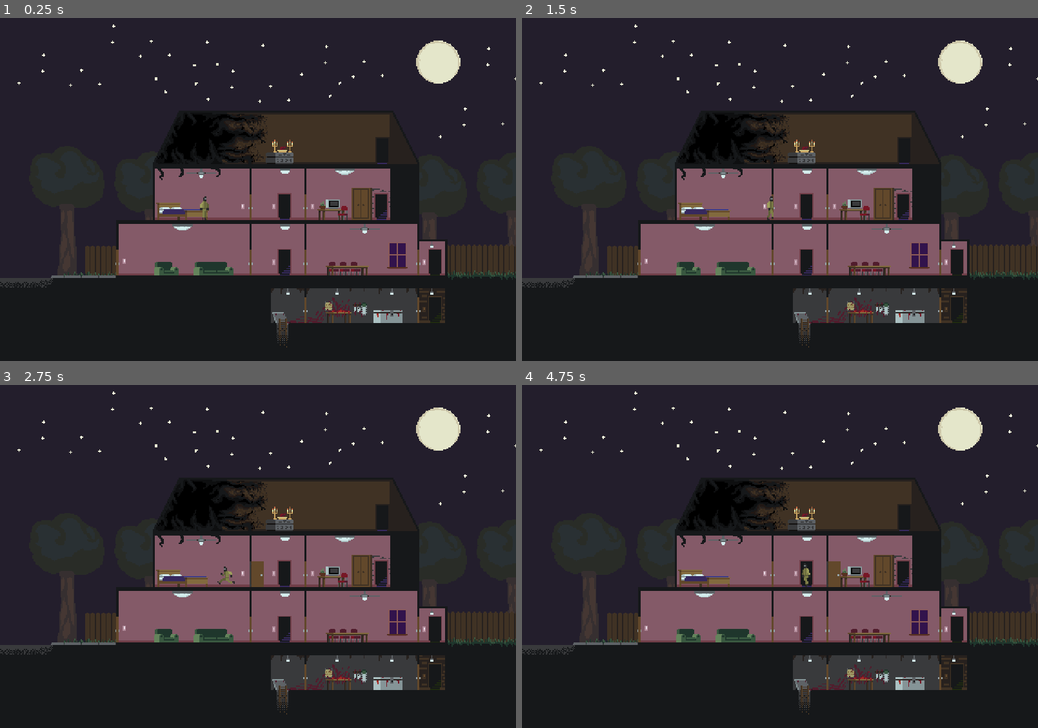
Above: before the commit, frames 1-4 (two rows, left to right).
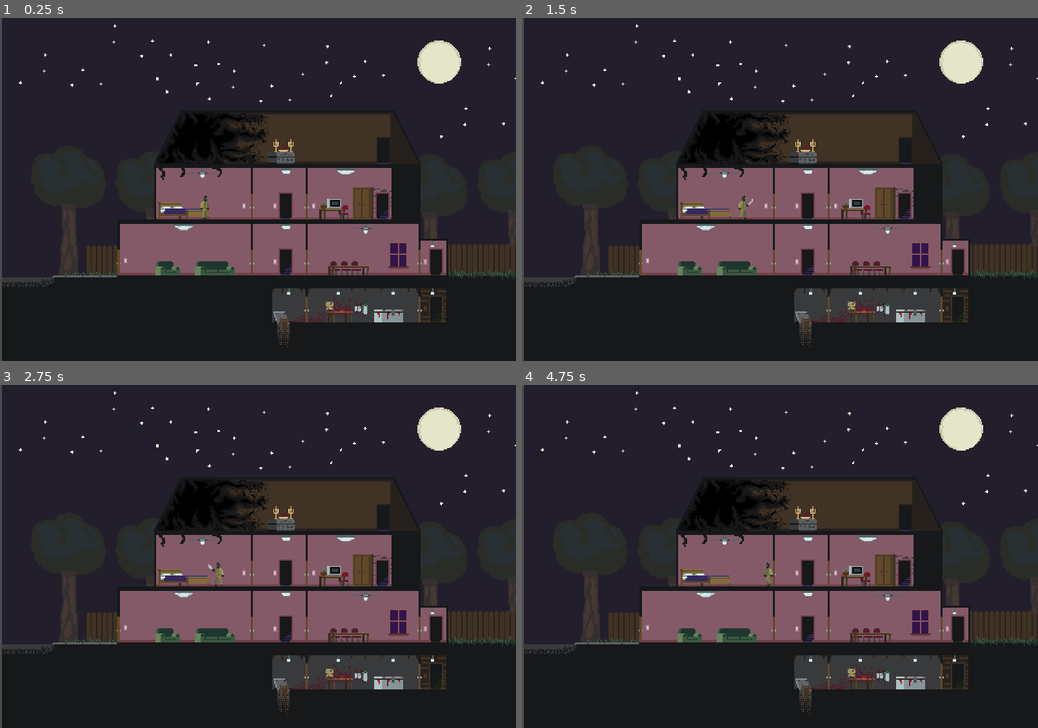
Above: after the commit, the same moments.

Repository: crasheds22/IndieDev-OneRoom
Game: Godot game, scene res://World.tscn
Two runs of this game, one before a commit and one after it. Both use one fixed random seed, a clock stepped at 60 frames per second and the inputs below. The engine's default icon, where the game draws it, is replaced by a stand-in: a white triangle on a blue panel in a dark square.
Inputs:
- Up to frame 1 (0.25 s): no input
- Up to frame 2 (1.5 s): tap Enter (ui_accept) at 0.5, 0.77 s; hold Shift (sprint) 0.53-1.28 s; hold Right (ui_right) from 0.53 s (still down); tap X (attack, bound only after the commit) at 0.8, 1.35 s
- Up to frame 3 (2.75 s): tap Enter (ui_accept) at 1.52 s; tap Shift (sprint) at 1.55 s; release Right (ui_right) at 2.03 s; hold Left (ui_left) from 2.03 s (still down); hold Shift (sprint) from 2.03 s (still down); tap X (attack, bound only after the commit) at 2.3 s
- Up to frame 4 (4.75 s): release Left (ui_left) at 2.78 s; release Shift (sprint) at 2.78 s; hold Right (ui_right) 2.78-4.28 s; tap X (attack, bound only after the commit) at 2.85, 3.8, 4.35 s; tap Enter (ui_accept) at 3.02, 3.77, 4.52 s; tap Shift (sprint) at 3.05, 4.55 s; hold Shift (sprint) 3.53-4.28 s; hold Left (ui_left) from 4.28 s (still down)

The runs differ from the first frame. In frame 1, 5.1% of the frame differs, in the area x 0-100%, y 0-100%; in frame 2, 5.2%; in frame 3, 5.3%; in frame 4, 5.3%.

Commit message:
Doors FIXED, attacking POSSIBLE!
read the title _BABY_

Diff:
--- a/Door.tscn
+++ b/Door.tscn
@@ -1,8 +1,9 @@
-[gd_scene load_steps=5 format=2]
+[gd_scene load_steps=6 format=2]
 
 [ext_resource path="res://Interact.tscn" type="PackedScene" id=1]
 [ext_resource path="res://Art/door.png" type="Texture" id=2]
 [ext_resource path="res://Door.gd" type="Script" id=3]
+[ext_resource path="res://door_collider.tres" type="Shape2D" id=4]
 
 [sub_resource type="RectangleShape2D" id=1]
 extents = Vector2( 1, 12 )
@@ -18,7 +19,8 @@
 [node name="Interactible" parent="." instance=ExtResource( 1 )]
 
 [node name="CollisionShape2D" parent="Interactible" index="0"]
-position = Vector2( 0, -13 )
+position = Vector2( 0, -12 )
+shape = ExtResource( 4 )
 
 [node name="StaticBody2D" type="StaticBody2D" parent="."]
 
--- a/Global.gd
+++ b/Global.gd
@@ -49,7 +49,7 @@
 	"highscore": 0,
 	"sound": true,
 	"music": true,
-	"fullscreen": false
+	"fullscreen": true
 }
 
 # RNG base
@@ -66,8 +66,8 @@
 	print("Soft-Debug: "+ str(DEBUG))
 	rng.randomize()
 	loadConfig()
-	videoSetup(2)
-	switchFullscreen()
+	#videoSetup(2)
+	#switchFullscreen()
 
 # Config Save
 func saveConfig():
--- a/Player.gd
+++ b/Player.gd
@@ -6,23 +6,37 @@
 
 var sprinting = false;
 
+enum player_state {
+	IDLE,
+	ATTACK
+	}
+
+var state = player_state.IDLE;
+
 func _physics_process(delta):
 	var x_input = Input.get_action_strength("ui_right") - Input.get_action_strength("ui_left")
+	match state:
+		player_state.IDLE:
+			sprinting = Input.is_action_pressed("sprint");
+			if Input.is_action_just_pressed("attack"):
+				state = player_state.ATTACK;
+				animplayer.play("Attack");
+				motion.x = 0;
+				return;
 
-	sprinting = Input.is_action_pressed("sprint");
+			if x_input != 0:
+				sprite.flip_h = x_input < 0
+				if sprinting:
+					animplayer.play("Run")
+					motion.x += x_input * ACCELERATION * delta * TARGET_FPS
+					motion.x = clamp(motion.x, -MAX_SPEED, MAX_SPEED)
+				else:
+					animplayer.play("Walk")
+					motion.x += x_input * (ACCELERATION/2) * delta * TARGET_FPS
+					motion.x = clamp(motion.x, -MAX_SPEED/2, MAX_SPEED/2);
+			else:
+				animplayer.play("Stand");
 
-	if x_input != 0:
-		sprite.flip_h = x_input < 0
-		if sprinting:
-			animplayer.play("Run")
-			motion.x += x_input * ACCELERATION * delta * TARGET_FPS
-			motion.x = clamp(motion.x, -MAX_SPEED, MAX_SPEED)
-		else:
-			animplayer.play("Walk")
-			motion.x += x_input * (ACCELERATION/2) * delta * TARGET_FPS
-			motion.x = clamp(motion.x, -MAX_SPEED/2, MAX_SPEED/2);
-	else:
-		animplayer.play("Stand");
 
 	motion.y += GRAVITY * delta * TARGET_FPS
 
@@ -31,3 +45,9 @@
 			motion.x = lerp(motion.x, 0, FRICTION * delta)
 
 	motion = move_and_slide(motion, Vector2.UP)
+
+
+func _on_AnimationPlayer_animation_finished(anim_name):
+	if anim_name == "Attack":
+		state = player_state.IDLE;
+		animplayer.play("Stand");
--- a/Player.tscn
+++ b/Player.tscn
@@ -7,7 +7,38 @@
 extents = Vector2( 2, 10 )
 
 [sub_resource type="Animation" id=2]
-resource_name = "Jump"
+resource_name = "Attack"
+length = 0.9
+tracks/0/type = "value"
+tracks/0/path = NodePath("Sprite:frame")
+tracks/0/interp = 1
+tracks/0/loop_wrap = true
+tracks/0/imported = false
+tracks/0/enabled = true
+tracks/0/keys = {
+"times": PoolRealArray( 0, 0.1, 0.2, 0.4, 0.6, 0.8 ),
+"transitions": PoolRealArray( 1, 1, 1, 1, 1, 1 ),
+"update": 1,
+"values": [ 24, 25, 26, 27, 28, 29 ]
+}
+
+[sub_resource type="Animation" id=3]
+resource_name = "Death"
+length = 0.8
+tracks/0/type = "value"
+tracks/0/path = NodePath("Sprite:frame")
+tracks/0/interp = 1
+tracks/0/loop_wrap = true
+tracks/0/imported = false
+tracks/0/enabled = true
+tracks/0/keys = {
+"times": PoolRealArray( 0, 0.1, 0.2, 0.3, 0.4, 0.5, 0.6, 0.7 ),
+"transitions": PoolRealArray( 1, 1, 1, 1, 1, 1, 1, 1 ),
+"update": 1,
+"values": [ 32, 33, 34, 35, 36, 37, 38, 39 ]
+}
+
+[sub_resource type="Animation" id=4]
 length = 0.1
 tracks/0/type = "value"
 tracks/0/path = NodePath("Sprite:frame")
@@ -54,8 +85,7 @@
 "values": [ 0, 1, 2, 3 ]
 }
 
-[sub_resource type="Animation" id=5]
-resource_name = "Walk"
+[sub_resource type="Animation" id=7]
 length = 1.2
 loop = true
 step = 0.15
@@ -92,10 +122,12 @@
 
 [node name="AnimationPlayer" type="AnimationPlayer" parent="."]
 autoplay = "Stand"
-anims/Jump = SubResource( 2 )
-anims/Run = SubResource( 3 )
-anims/Stand = SubResource( 4 )
-anims/Walk = SubResource( 5 )
+anims/Attack = SubResource( 2 )
+anims/Death = SubResource( 3 )
+anims/Jump = SubResource( 4 )
+anims/Run = SubResource( 5 )
+anims/Stand = SubResource( 6 )
+anims/Walk = SubResource( 7 )
 
 [node name="InteractCheck" type="Area2D" parent="."]
 collision_layer = 2
@@ -103,4 +135,6 @@
 
 [node name="CollisionShape2D" type="CollisionShape2D" parent="InteractCheck"]
 position = Vector2( 0, -10 )
-shape = SubResource( 6 )
+shape = SubResource( 8 )
+
+[connection signal="animation_finished" from="AnimationPlayer" to="." method="_on_AnimationPlayer_animation_finished"]
--- a/World.tscn
+++ b/World.tscn
@@ -12,6 +12,7 @@
 z_index = 1
 
 [node name="MortonHouse" parent="." instance=ExtResource( 2 )]
+position = Vector2( 1, 0 )
 
 [node name="F1ToF2" parent="." groups=[
 "F1toF2",
--- /dev/null
+++ b/door_collider.tres
@@ -0,0 +1,4 @@
+[gd_resource type="RectangleShape2D" format=2]
+
+[resource]
+extents = Vector2( 2.79194, 11.9264 )
--- a/project.godot
+++ b/project.godot
@@ -24,10 +24,9 @@
 window/size/width=480
 window/size/height=320
 window/size/resizable=false
-window/size/fullscreen=true
-window/size/test_width=960
-window/size/test_height=640
-window/stretch/mode="viewport"
+window/size/test_width=1440
+window/size/test_height=960
+window/stretch/mode="2d"
 window/stretch/aspect="keep"
 
 [importer_defaults]
@@ -60,6 +59,11 @@
 "events": [ Object(InputEventKey,"resource_local_to_scene":false,"resource_name":"","device":0,"alt":false,"shift":false,"control":false,"meta":false,"command":false,"pressed":false,"scancode":16777237,"unicode":0,"echo":false,"script":null)
  ]
 }
+attack={
+"deadzone": 0.5,
+"events": [ Object(InputEventKey,"resource_local_to_scene":false,"resource_name":"","device":0,"alt":false,"shift":false,"control":false,"meta":false,"command":false,"pressed":false,"scancode":88,"unicode":0,"echo":false,"script":null)
+ ]
+}
 
 [layer_names]
 
Not shown: 4 places in Player.tscn that only renumber resources
